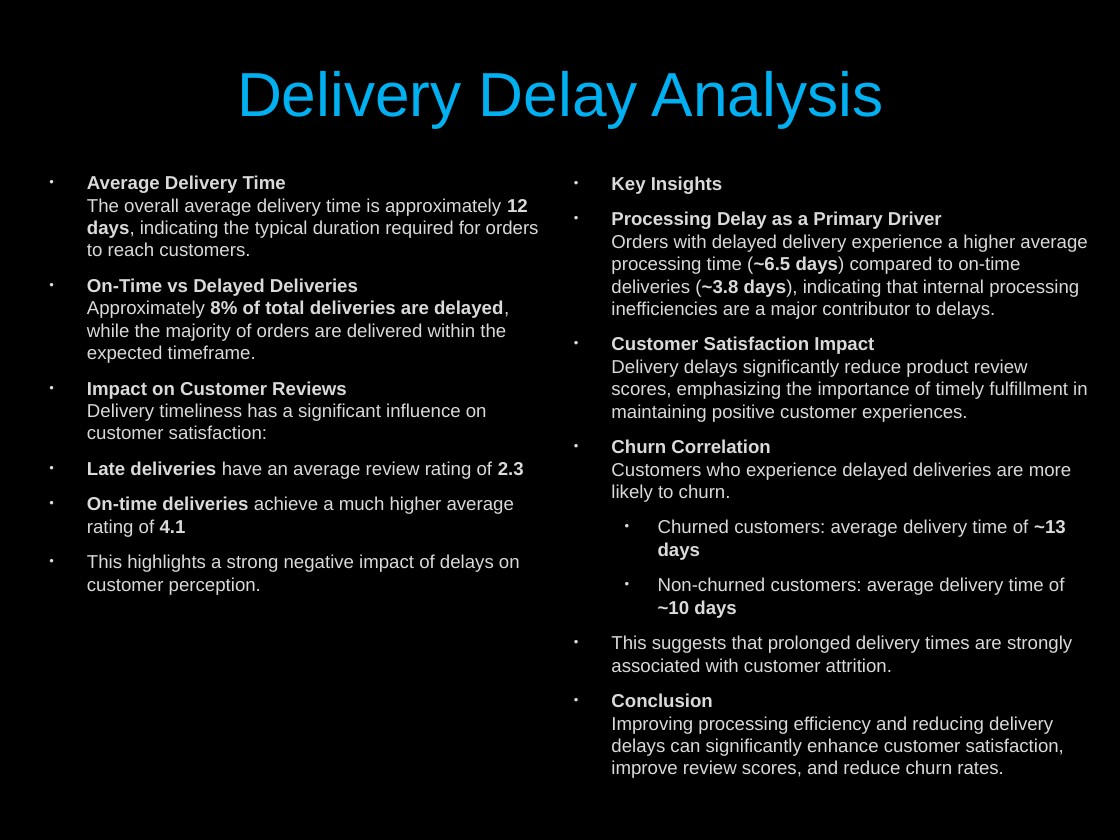
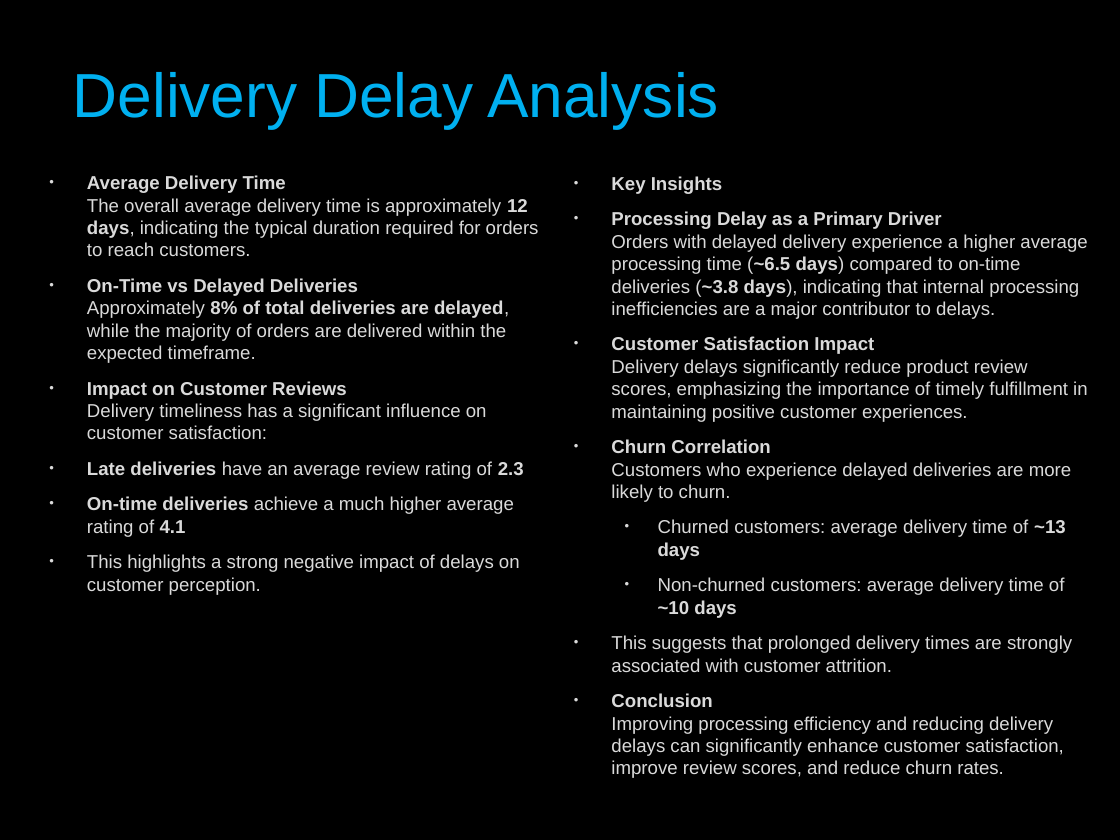
Before and after one commit to AlokYadav310703/Olist-Product-Sales-Analysis, a slide deck: slide 10 of presentation/Project Overview.pptx. Drawn at 1120x840 pixels with LibreOffice and Linux fonts; fonts in the diff are those of the drawing; background and template pictures are left out. Boxes give left, top, right and bottom in pixels: in the first picture for what was removed or moved away, otherwise in the second. Text is boxed around its words. In the diff, an @@ line names an element or a change of style, - is before the commit and + after.

```diff
--- a/presentation/Project Overview.pptx
+++ b/presentation/Project Overview.pptx
@@ title "Delivery Delay Analysis": place and size @@
-title "Delivery Delay Analysis" at (237, 71, 884, 127)
+title "Delivery Delay Analysis" at (73, 72, 719, 128)
@@ title "Delivery Delay Analysis" at (73, 72, 719, 128): alignment centre to left @@
```
Also in this commit, not shown: 10 other slides changed, 3 slides added, 4 other files.
